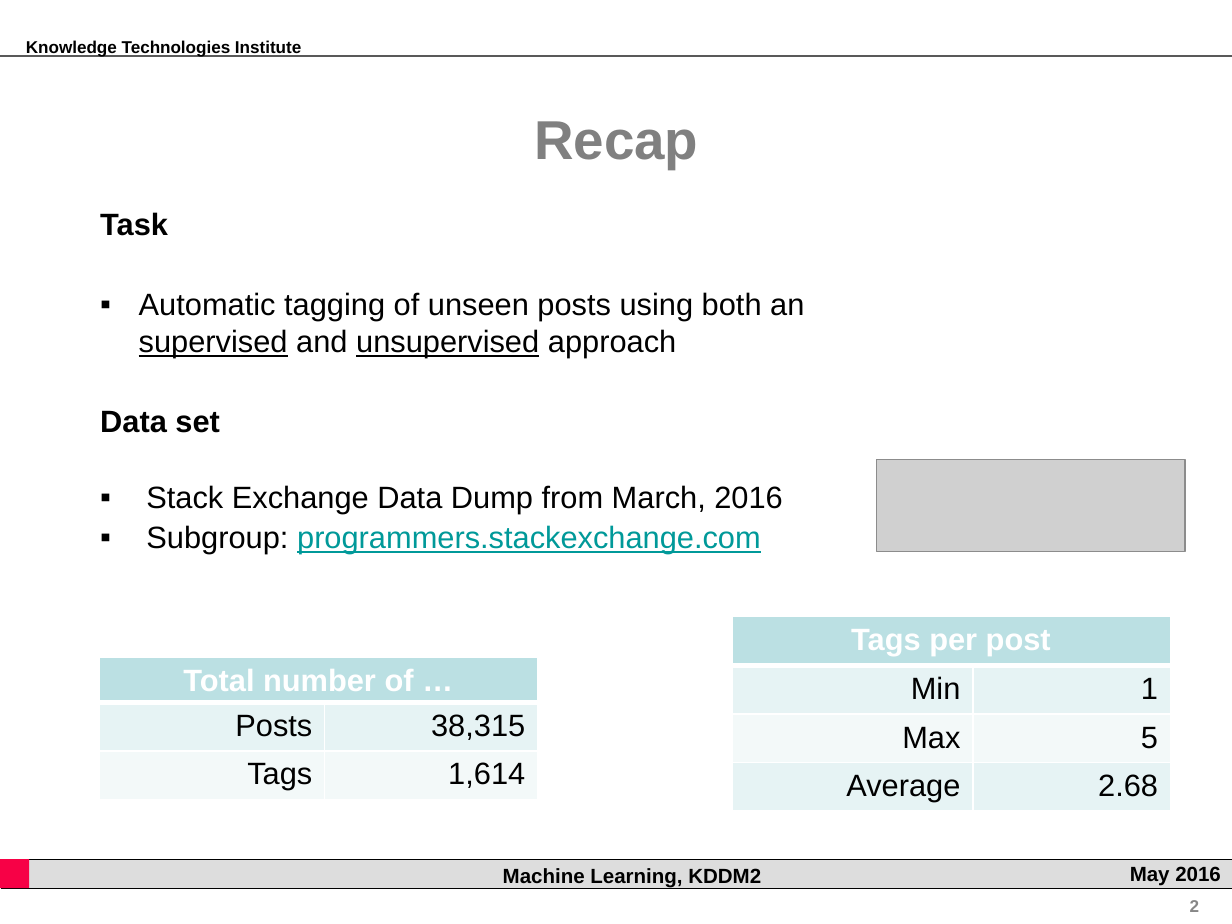
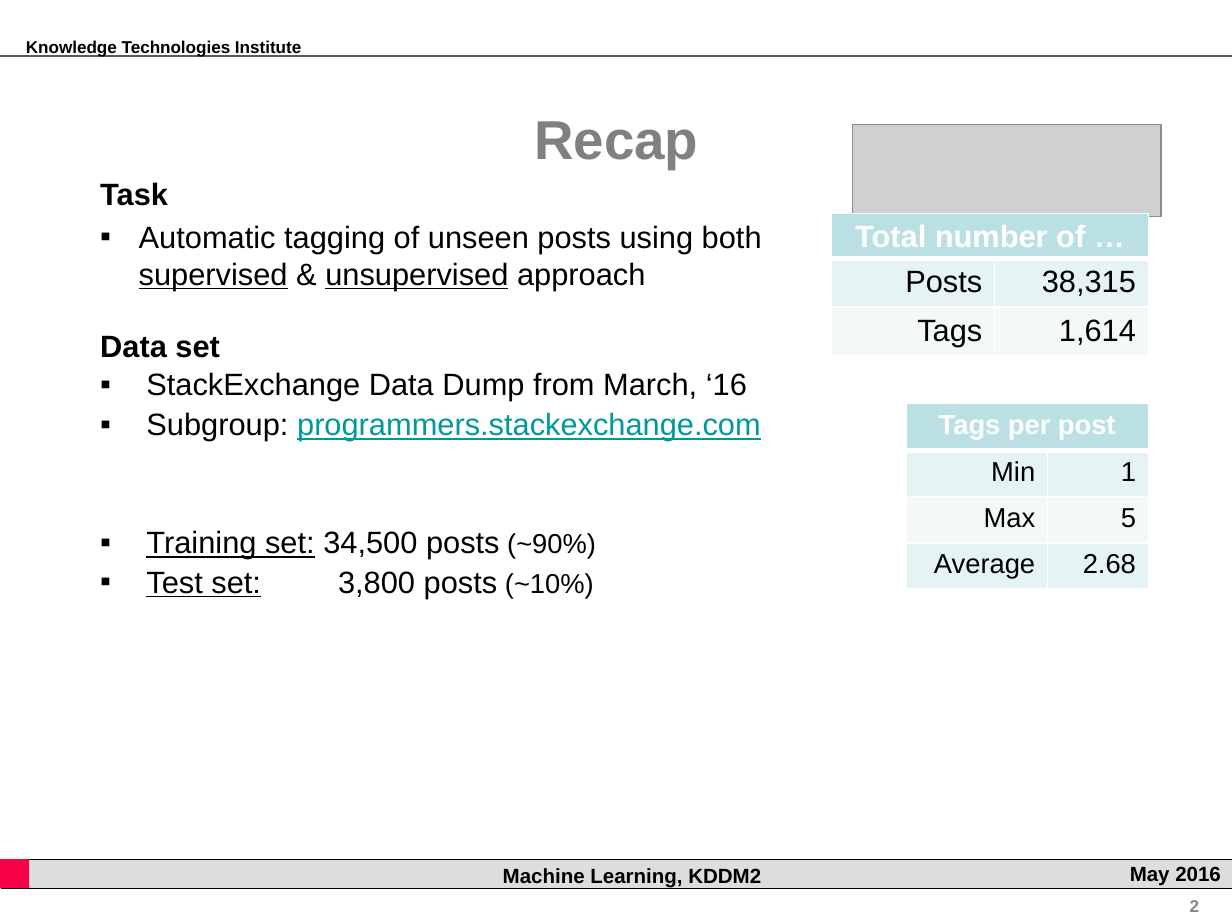
Before and after one commit to rsamer/MLSE, a slide deck: slide 2 of presentation/interim/Presentation.pptx. Drawn at 1232x924 pixels with LibreOffice and Linux fonts; fonts in the diff are those of the drawing; grey boxes stand for pictures; background and template pictures are left out. Boxes give left, top, right and bottom in pixels: in the first picture for what was removed or moved away, otherwise in the second. Text is boxed around its words. In the diff, an @@ line names an element or a change of style, - is before the commit and + after.

```diff
--- a/presentation/interim/Presentation.pptx
+++ b/presentation/interim/Presentation.pptx
@@ picture: place and size @@
-picture at [876, 460, 1185, 552]
+picture at [853, 124, 1162, 217]
@@ text "Task": place and size @@
-text "Task" at [100, 212, 804, 553]
+text "Task" at [100, 182, 762, 598]
@@ text at [139, 225, 762, 290]: text changed @@
-▪ Automatic tagging of unseen posts using both an supervised and unsupervised approach
+▪ Automatic tagging of unseen posts using both supervised & unsupervised approach
@@ table: place and size @@
-table at [99, 658, 537, 800]
+table at [832, 213, 1148, 355]
@@ text at [146, 372, 747, 401]: text changed @@
-▪ Stack Exchange Data Dump from March, 2016
+▪ StackExchange Data Dump from March, ‘16
@@ table at [907, 403, 1149, 589] @@
@@ size 18 to 16 pt @@
@@ table: place and size @@
-table at [732, 616, 1170, 811]
+table at [907, 403, 1149, 589]
@@ text at [146, 530, 596, 598]: paragraphs added @@
+▪ Training set: 34,500 posts (~90%)
+▪ Test set: 3,800 posts (~10%)
```
Also in this commit, not shown: 7 other slides changed, 3 slides added, 3 slides removed.
